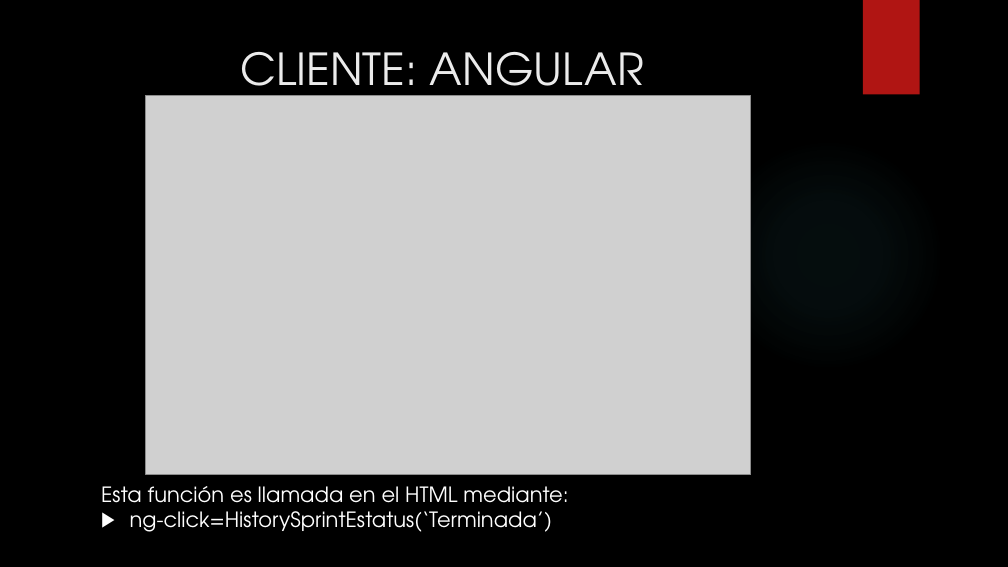
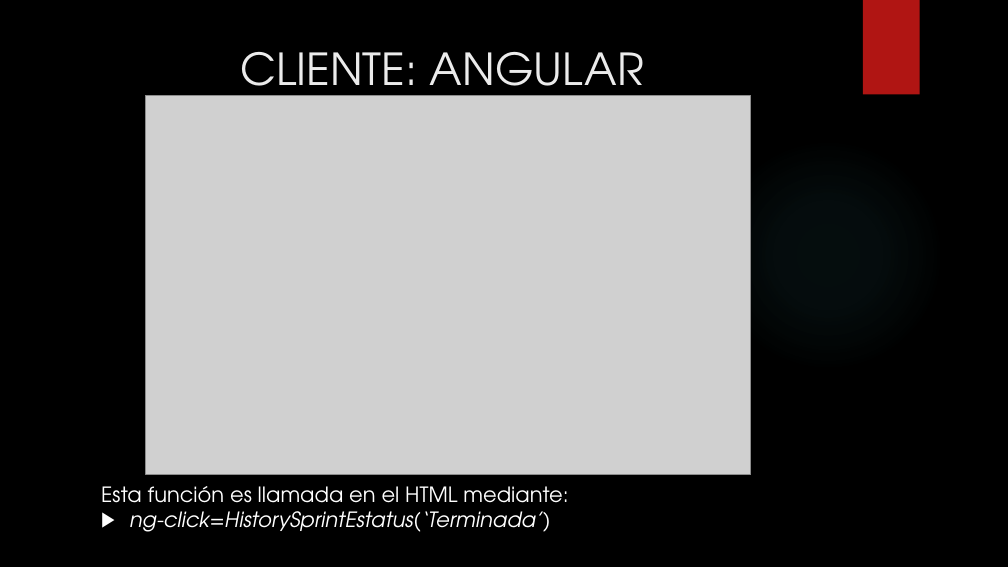
Before and after one commit to pesaura/LaboratorioTrabajo, a slide deck: slide 6 of LABORATORIO DE INGENIERIA.pptx. Drawn at 1008x567 pixels with LibreOffice and Linux fonts; fonts in the diff are those of the drawing; grey boxes stand for pictures; background and template pictures are left out. Boxes give left, top, right and bottom in pixels: in the first picture for what was removed or moved away, otherwise in the second. Text is boxed around its words. In the diff, an @@ line names an element or a change of style, - is before the commit and + after.

```diff
--- a/LABORATORIO DE INGENIERIA.pptx
+++ b/LABORATORIO DE INGENIERIA.pptx
@@ text at [130,511,551,532]: italic on in "ng-click=HistorySprintEstatus(‘Terminada’)" @@
```
Also in this commit, not shown: 11 other slides changed, 1 slide added.
